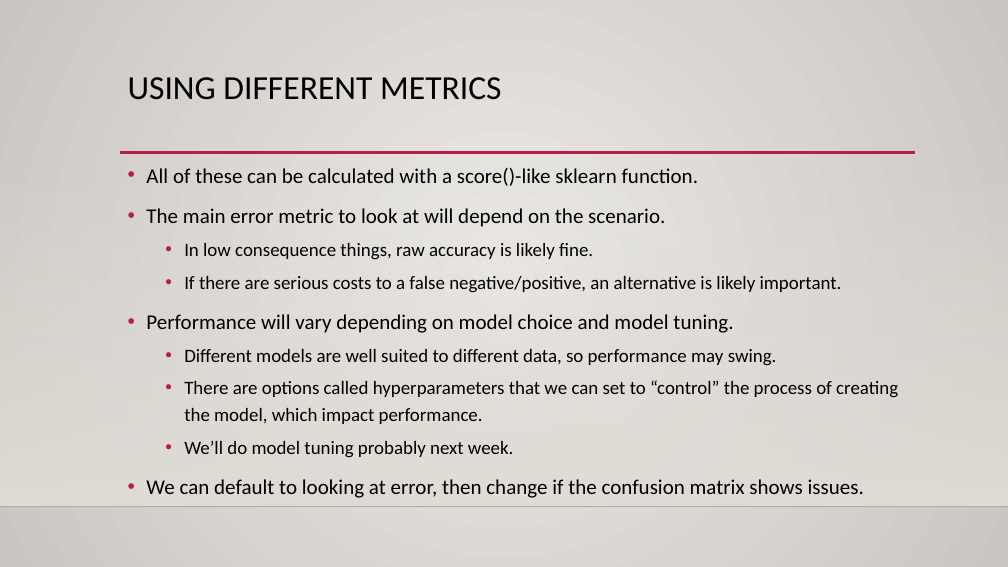
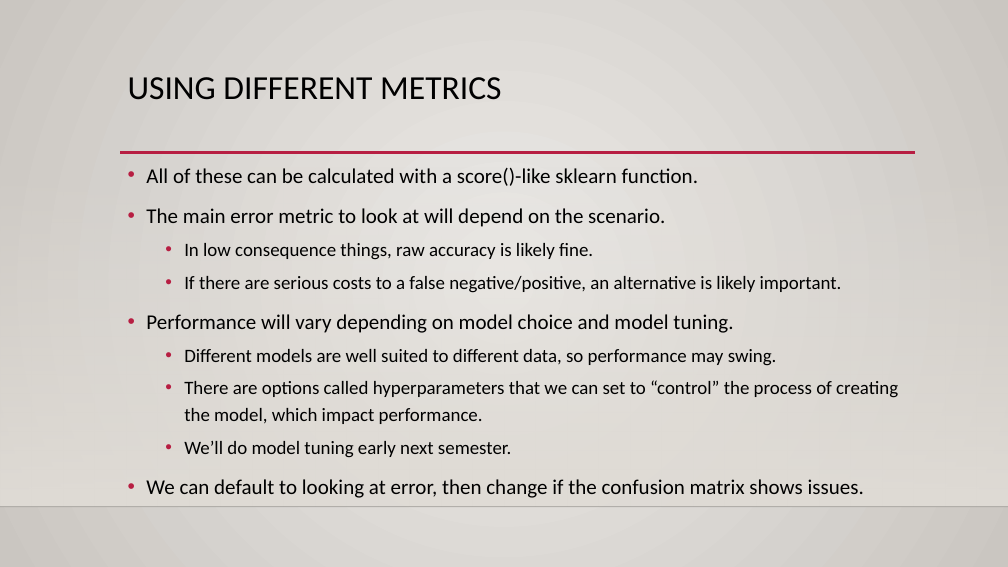
Before and after one commit to AkeemSemperDataScience/Basic_Stats_in_Python_Student_Repository, a slide deck: slide 38 of reference_material/slides/024_log_reg_2.pptx (slide 35 before the commit). Drawn at 1008x567 pixels with LibreOffice and Linux fonts; fonts in the diff are those of the drawing; background and template pictures are left out. Boxes give left, top, right and bottom in pixels: in the first picture for what was removed or moved away, otherwise in the second. Text is boxed around its words. In the diff, an @@ line names an element or a change of style, - is before the commit and + after.

```diff
--- a/reference_material/slides/024_log_reg_2.pptx
+++ b/reference_material/slides/024_log_reg_2.pptx
@@ text at (184, 441, 511, 458): text changed @@
-  • We’ll do model tuning probably next week.
+  • We’ll do model tuning early next semester.
```
Also in this commit, not shown: 14 other slides changed, 23 slides added, 1 slide removed, 3 other files.
